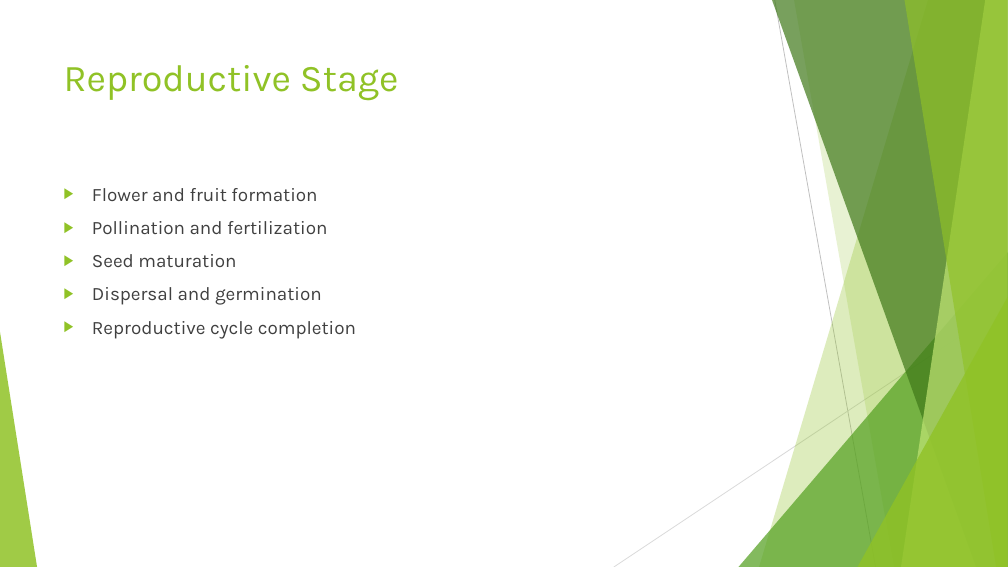
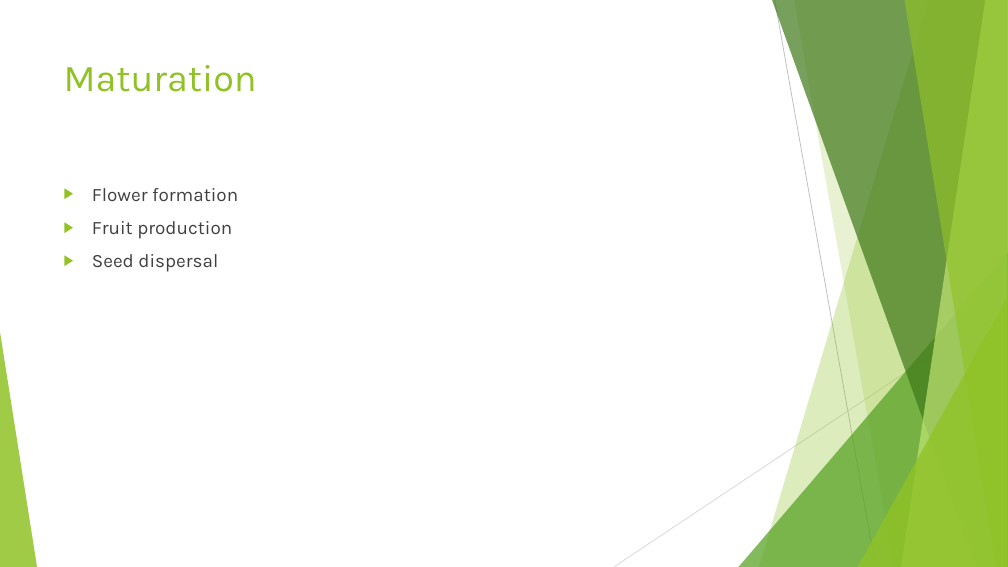
Before and after one commit to ammarmashal/ai-presentation-agent, a slide deck: slide 5 of my_presentation1.11.pptx (slide 6 before the commit). Drawn at 1008x567 pixels with LibreOffice and Linux fonts; fonts in the diff are those of the drawing. Boxes give left, top, right and bottom in pixels: in the first picture for what was removed or moved away, otherwise in the second. Text is boxed around its words. In the diff, an @@ line names an element or a change of style, - is before the commit and + after.

```diff
--- a/my_presentation1.11.pptx
+++ b/my_presentation1.11.pptx
@@ title at (x1=64, y1=65, x2=257, y2=92): text changed @@
-Reproductive Stage
+Maturation
@@ text at (x1=92, y1=188, x2=238, y2=272): text changed @@
-▶ Flower and fruit formation
-▶ Pollination and fertilization
-▶ Seed maturation
-▶ Dispersal and germination
-▶ Reproductive cycle completion
+▶ Flower formation
+▶ Fruit production
+▶ Seed dispersal
```
Also in this commit, not shown: 8 other slides changed, 4 slides added, 3 slides removed, 6 other files.
